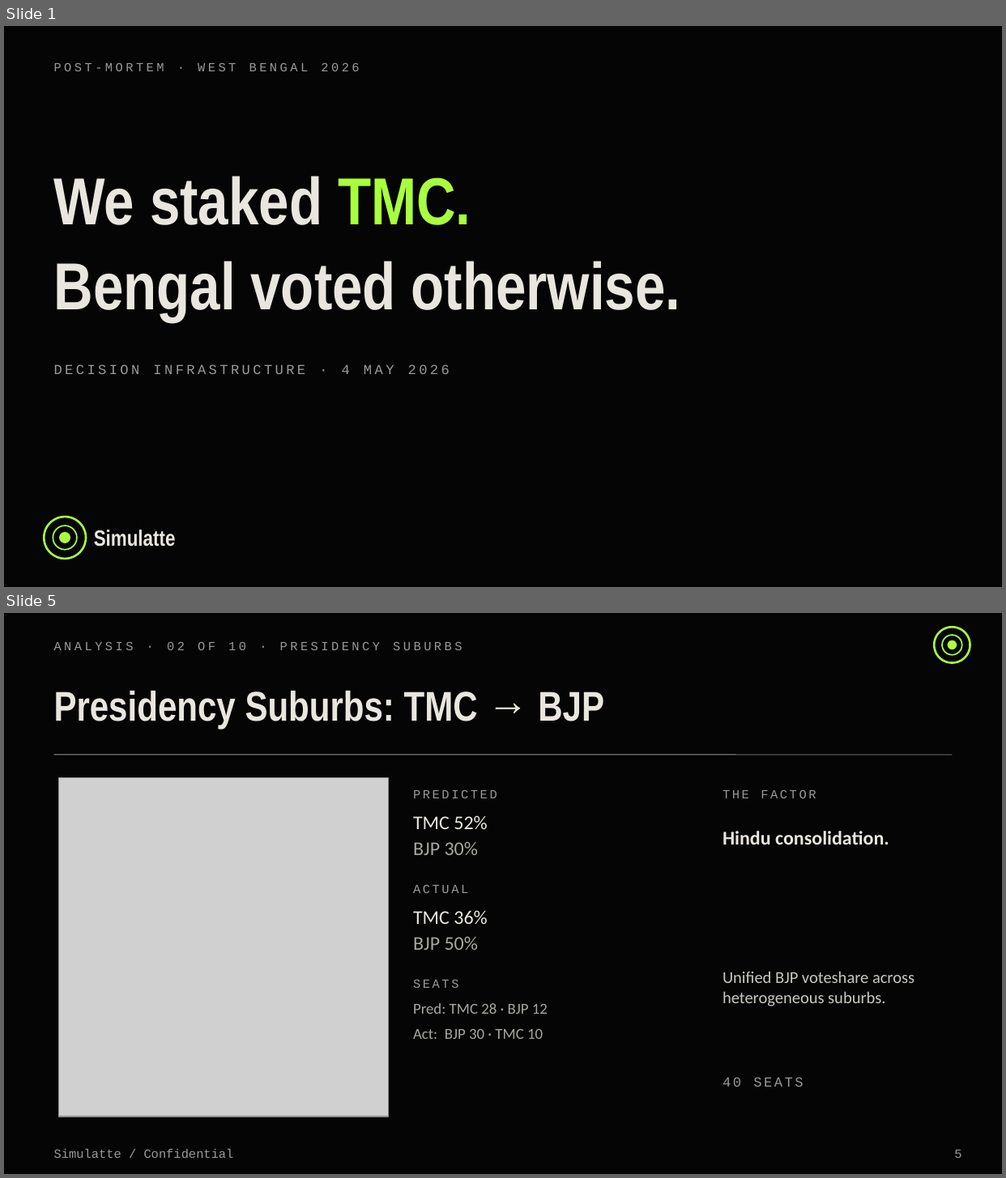
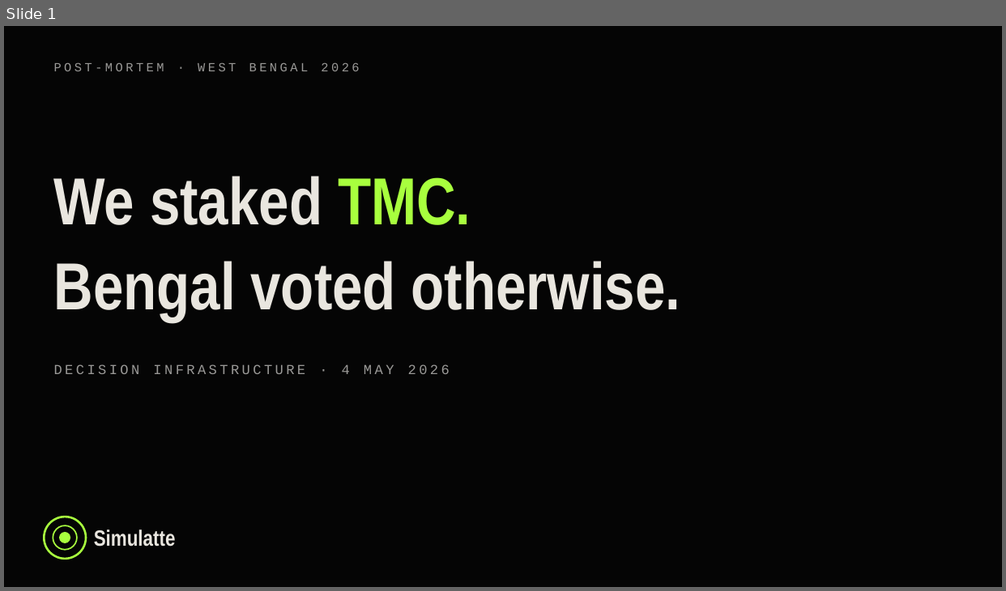
Before and after one commit to Iqbalahmed7/simulatte-popscale, a slide deck: engineering/wb_2026_postmortem_deck.pptx. Shown one above the other, each under a label of ours: slides 1 and 5 before the commit, slide 1 after it; the slides between them are not shown. The pictures are 1006x1178 and 1006x591 pixels, drawn with LibreOffice and Linux fonts; fonts in the diff are those of the drawing; grey boxes stand for pictures. Boxes give left, top, right and bottom in pixels: in the first picture for what was removed or moved away, otherwise in the second. Text is boxed around its words. In the diff, an @@ line names an element or a change of style, - is before the commit and + after.

```diff
--- a/engineering/wb_2026_postmortem_deck.pptx
+++ b/engineering/wb_2026_postmortem_deck.pptx
@@ slide 5 removed at <box>4,613,1002,1174</box>, background #050505 @@
@@ ellipse removed at <box>934,627,970,663</box> @@
@@ ellipse removed at <box>942,635,962,655</box> @@
@@ text removed at <box>54,641,462,650</box> @@
-ANALYSIS · 02 OF 10 · PRESIDENCY SUBURBS
@@ ellipse removed at <box>948,641,956,649</box> @@
@@ text removed at <box>54,690,604,730</box> @@
-Presidency Suburbs: TMC → BJP
@@ line removed from (54, 755) to (952, 755) @@
@@ picture removed at <box>59,777,388,1117</box> @@
@@ text removed at <box>413,790,497,798</box> @@
-PREDICTED
@@ text removed at <box>722,790,816,798</box> @@
-THE FACTOR
@@ text removed at <box>413,815,487,829</box> @@
-TMC 52%
@@ text removed at <box>722,831,889,845</box> @@
-Hindu consolidation.
@@ text removed at <box>413,841,478,855</box> @@
-BJP 30%
@@ text removed at <box>413,884,468,893</box> @@
-ACTUAL
@@ text removed at <box>413,910,487,924</box> @@
-TMC 36%
@@ text removed at <box>413,936,478,950</box> @@
-BJP 50%
@@ text removed at <box>722,971,914,1007</box> @@
-Unified BJP voteshare across heterogeneous suburbs.
@@ text removed at <box>413,979,459,988</box> @@
-SEATS
@@ text removed at <box>413,1003,548,1014</box> @@
-Pred: TMC 28 · BJP 12
@@ text removed at <box>413,1029,543,1039</box> @@
-Act: BJP 30 · TMC 10
@@ text removed at <box>722,1077,803,1087</box> @@
-40 SEATS
@@ text removed at <box>54,1149,234,1158</box> @@
-Simulatte / Confidential
@@ text removed at <box>954,1150,961,1158</box> @@
-5
```
Also in this commit, not shown: 2 slides changed, 3 slides added, 11 other slides removed, 2 other files.
